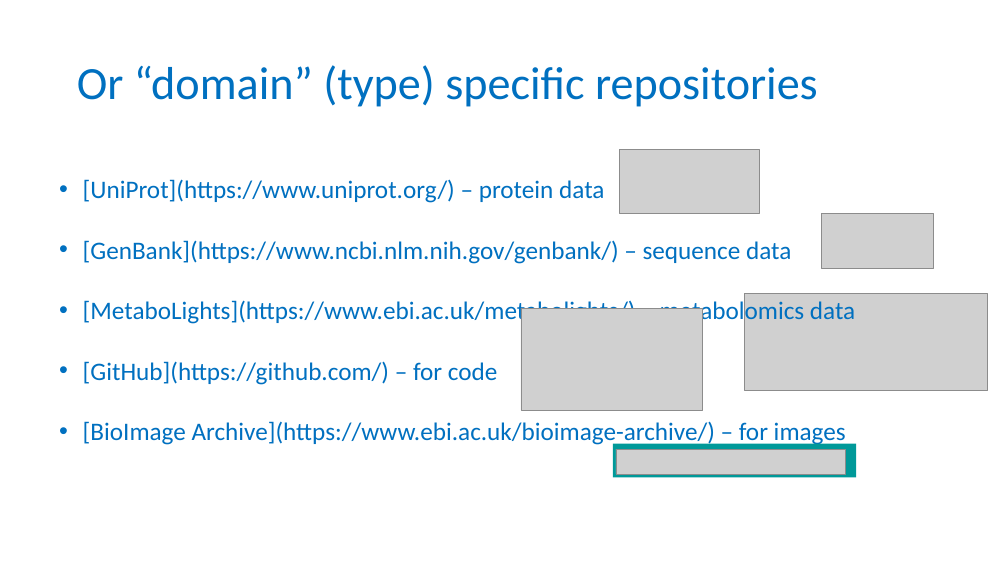
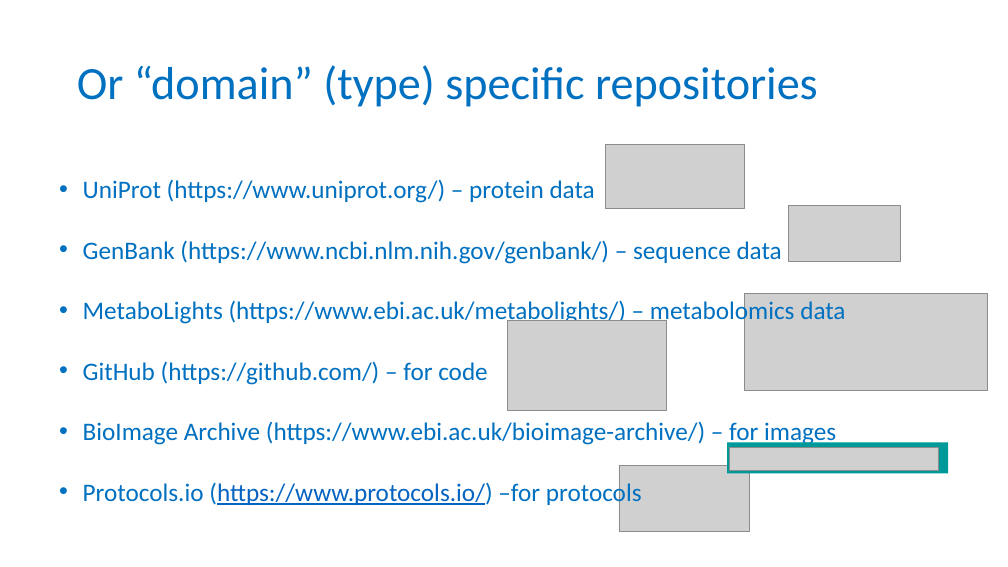
Before and after one commit to tzielins/private-fair-for-busy-biologists, a slide deck: slide 5 of instructors/06-Repositories_v3.1.pptx. Drawn at 1008x567 pixels with LibreOffice and Linux fonts; fonts in the diff are those of the drawing; grey boxes stand for pictures; background and template pictures are left out. Boxes give left, top, right and bottom in pixels: in the first picture for what was removed or moved away, otherwise in the second. Text is boxed around its words. In the diff, an @@ line names an element or a change of style, - is before the commit and + after.

Commit message:
added protocolsio in repos

```diff
--- a/instructors/06-Repositories_v3.1.pptx
+++ b/instructors/06-Repositories_v3.1.pptx
@@ picture: place and size @@
-picture at bbox=[619, 149, 759, 213]
+picture at bbox=[605, 144, 745, 209]
@@ text at bbox=[83, 179, 845, 507]: text changed @@
-• [UniProt](https://www.uniprot.org/) – protein data
-• [GenBank](https://www.ncbi.nlm.nih.gov/genbank/) – sequence data
-• [MetaboLights](https://www.ebi.ac.uk/metabolights/) – metabolomics data
-• [GitHub](https://github.com/) – for code
-• [BioImage Archive](https://www.ebi.ac.uk/bioimage-archive/) – for images
+• UniProt (https://www.uniprot.org/) – protein data
+• GenBank (https://www.ncbi.nlm.nih.gov/genbank/) – sequence data
+• MetaboLights (https://www.ebi.ac.uk/metabolights/) – metabolomics data
+• GitHub (https://github.com/) – for code
+• BioImage Archive (https://www.ebi.ac.uk/bioimage-archive/) – for images
+• Protocols.io (https://www.protocols.io/) –for protocols
@@ picture: place and size @@
-picture at bbox=[822, 213, 934, 269]
+picture at bbox=[789, 206, 901, 262]
@@ picture: place and size @@
-picture at bbox=[521, 309, 702, 411]
+picture at bbox=[507, 321, 666, 410]
@@ rectangle: place and size @@
-rectangle at bbox=[613, 444, 857, 478]
+rectangle at bbox=[727, 442, 948, 473]
@@ picture: place and size @@
-picture at bbox=[616, 449, 846, 474]
+picture at bbox=[730, 448, 938, 470]
@@ picture added at bbox=[619, 466, 750, 532] @@
```
Also in this commit, not shown: 1 other file.
